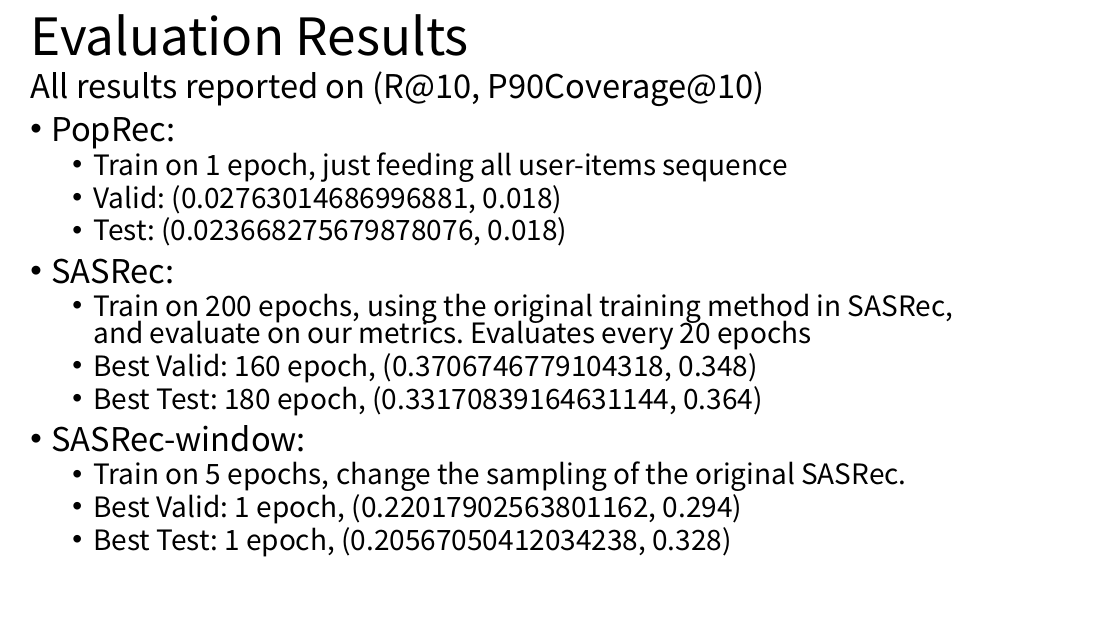
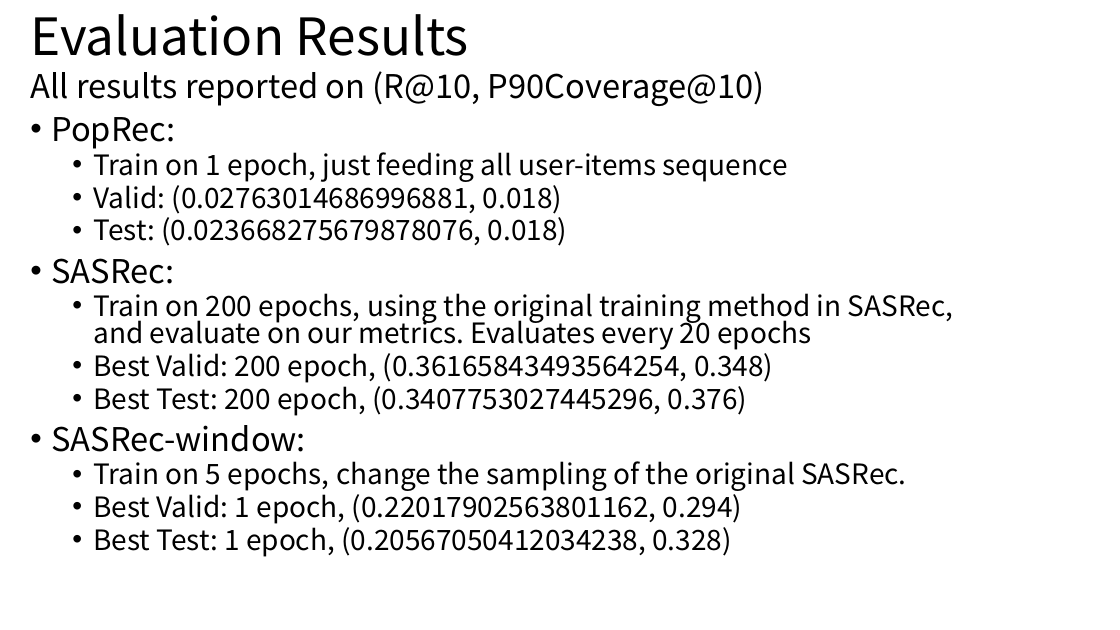
Before and after one commit to YunlongLin0125/Recommender-System, a slide deck: slide 5 of week2/Dissertation_2.pptx. Drawn at 1120x630 pixels with LibreOffice and Linux fonts; fonts in the diff are those of the drawing. Boxes give left, top, right and bottom in pixels: in the first picture for what was removed or moved away, otherwise in the second. Text is boxed around its words. In the diff, an @@ line names an element or a change of style, - is before the commit and + after.

```diff
--- a/week2/Dissertation_2.pptx
+++ b/week2/Dissertation_2.pptx
@@ text at [93,348,773,416]: text changed @@
-  • Best Valid: 160 epoch, (0.3706746779104318, 0.348)
-  • Best Test: 180 epoch, (0.33170839164631144, 0.364)
+  • Best Valid: 200 epoch, (0.36165843493564254, 0.348)
+  • Best Test: 200 epoch, (0.3407753027445296, 0.376)
```
Also in this commit, not shown: 1 other slide changed, 28 other files.
